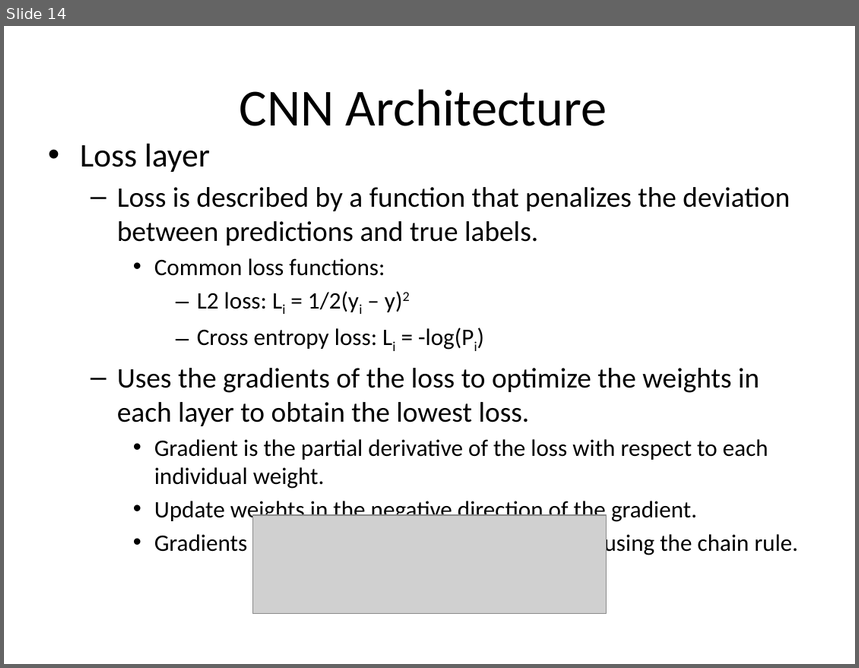
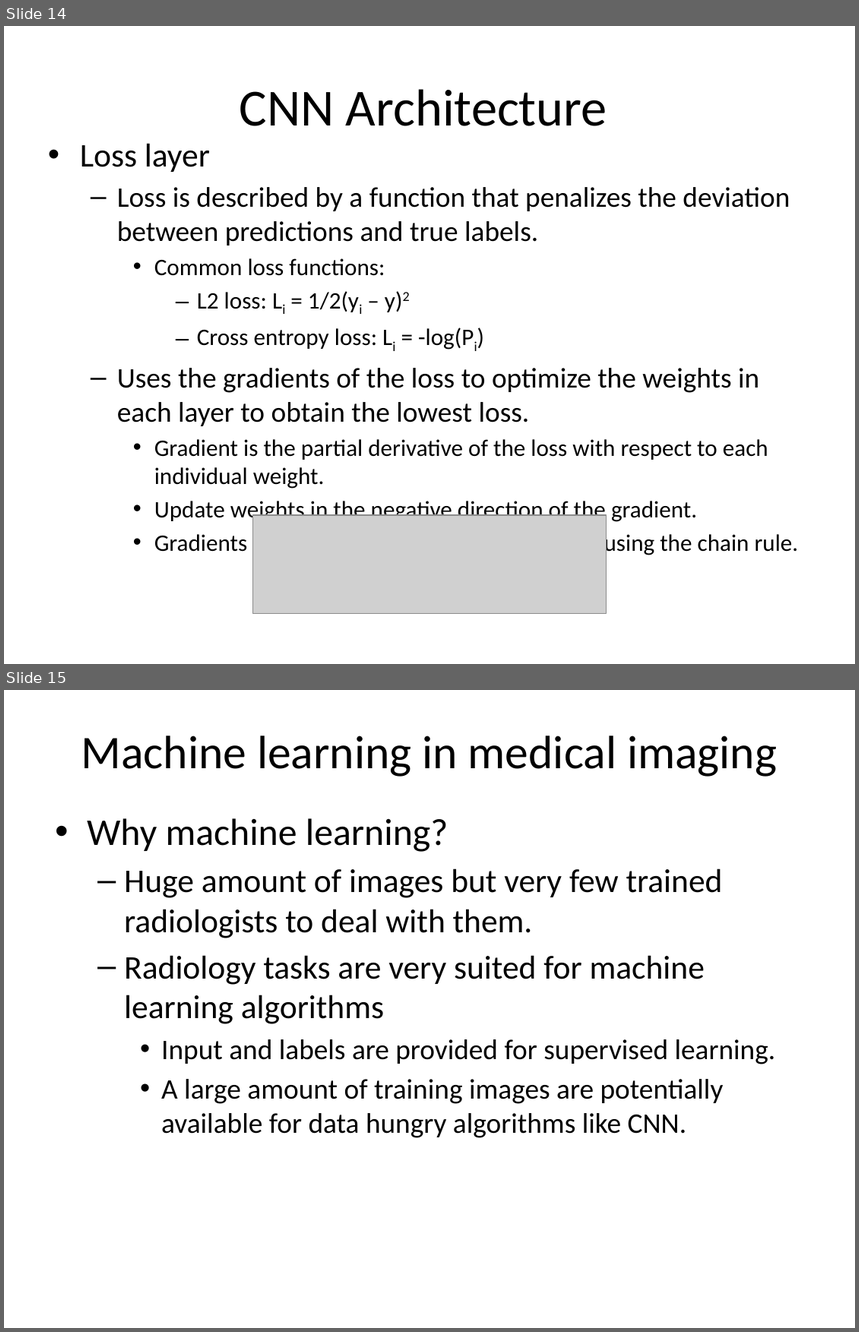
Before and after one commit to WendaZ/PyCharm_data, a slide deck: Machine Learning in Medical Imaging.pptx. Shown one above the other, each under a label of ours: slide 14 before the commit, slides 14 and 15 after it. The pictures are 859x668 and 859x1332 pixels, drawn with LibreOffice and Linux fonts; fonts in the diff are those of the drawing; grey boxes stand for pictures. Boxes give left, top, right and bottom in pixels: in the first picture for what was removed or moved away, otherwise in the second. Text is boxed around its words. In the diff, an @@ line names an element or a change of style, - is before the commit and + after.

```diff
--- a/Machine Learning in Medical Imaging.pptx
+++ b/Machine Learning in Medical Imaging.pptx
@@ slide 15 added at <box>4,690,855,1328</box>, background #FFFFFF @@
@@ title added at <box>82,736,777,777</box>, 39.6 pt, text #000000 @@
+Machine learning in medical imaging
@@ text added at <box>87,818,776,1138</box>, 24 pt, text #000000 @@
+• Why machine learning?
+  – Huge amount of images but very few trained radiologists to deal with them.
+  – Radiology tasks are very suited for machine learning algorithms
+    • Input and labels are provided for supervised learning.
+    • A large amount of training images are potentially available for data hungry algorithms like CNN.
```
Also in this commit, not shown: 1 slide changed, 3 other slides added, 1 slide removed.
